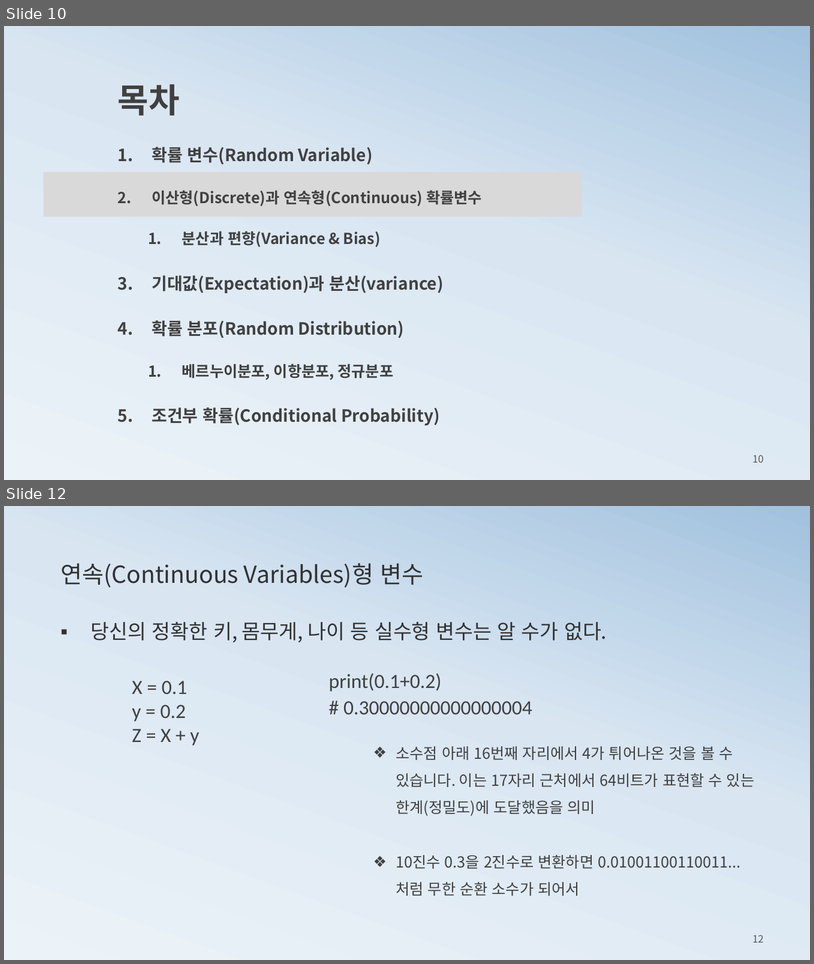
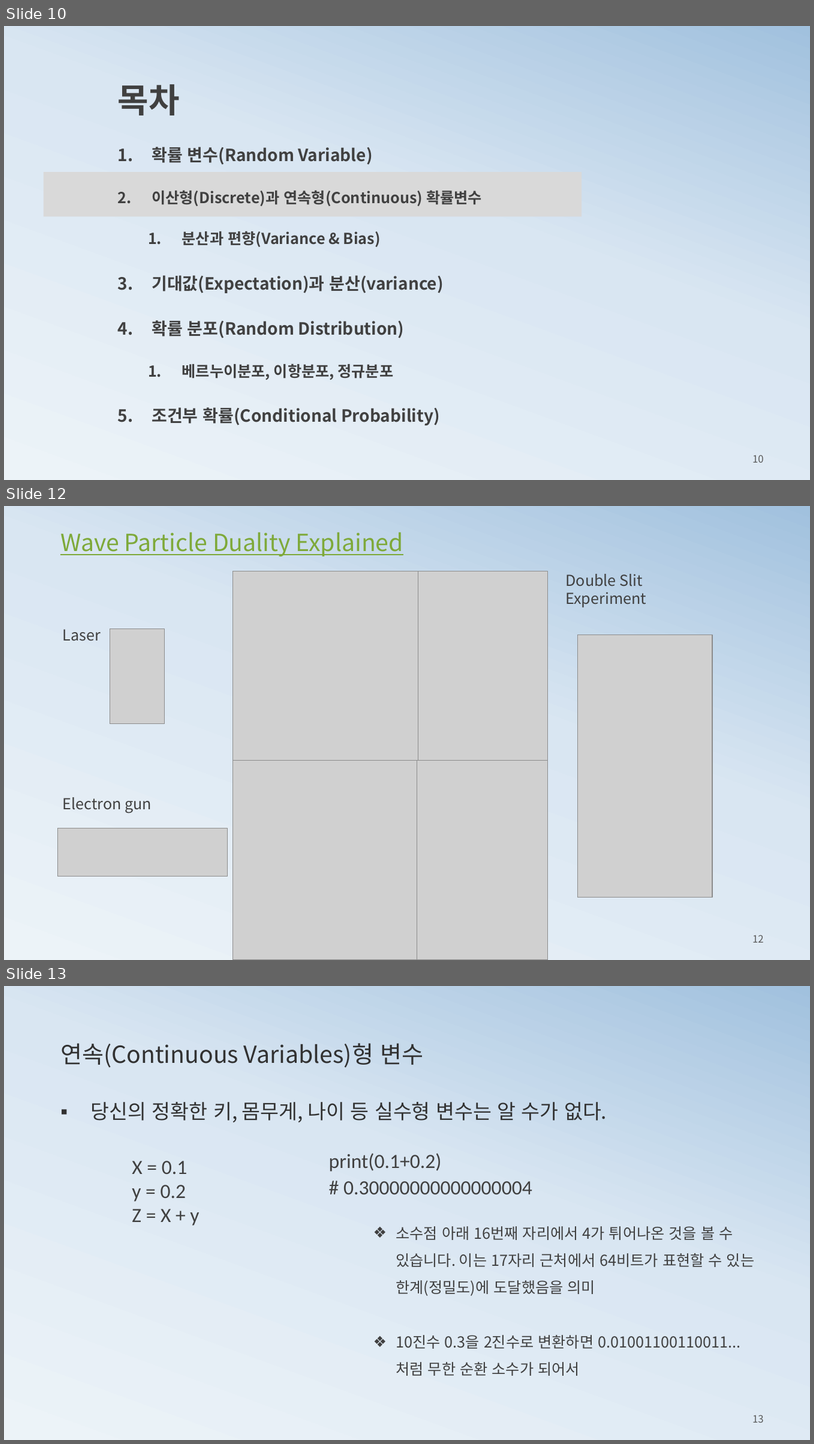
Before and after one commit to ancestor9/mathematics-for-machine-learning, a slide deck: 3_probability theory for machine learning.pptx. Shown one above the other, each under a label of ours: slides 10 and 12 before the commit, slides 10, 12 and 13 after it; the slides between them are not shown. The pictures are 814x964 and 814x1444 pixels, drawn with LibreOffice and Linux fonts; fonts in the diff are those of the drawing; grey boxes stand for pictures. Boxes give left, top, right and bottom in pixels: in the first picture for what was removed or moved away, otherwise in the second. Text is boxed around its words. In the diff, an @@ line names an element or a change of style, - is before the commit and + after.

```diff
--- a/3_probability theory for machine learning.pptx
+++ b/3_probability theory for machine learning.pptx
@@ slide 12 added at (x1=4, y1=506, x2=810, y2=960), background gradient #ECF3F8 to #D9E6F2 to #A1C1DE @@
@@ text added at (x1=60, y1=532, x2=404, y2=556), 28 pt, text #7EA939, underline @@
+Wave Particle Duality Explained
@@ picture added at (x1=233, y1=571, x2=419, y2=766) @@
@@ picture added at (x1=417, y1=571, x2=548, y2=766) @@
@@ text added at (x1=566, y1=574, x2=647, y2=607), 18 pt, text #404040 @@
+Double Slit Experiment
@@ text added at (x1=63, y1=629, x2=101, y2=641), 18 pt, text #404040 @@
+Laser
@@ picture added at (x1=110, y1=629, x2=164, y2=724) @@
@@ picture added at (x1=578, y1=634, x2=713, y2=897) @@
@@ picture added at (x1=233, y1=760, x2=421, y2=960) @@
@@ picture added at (x1=417, y1=760, x2=548, y2=960) @@
@@ text added at (x1=63, y1=797, x2=152, y2=813), 18 pt, text #404040 @@
+Electron gun
@@ picture added at (x1=58, y1=828, x2=228, y2=876) @@
@@ page number added at (x1=753, y1=934, x2=764, y2=942), 12 pt, text #595959 @@
+12
@@ what was slide 12 is now slide 13 @@
@@ page number at (x1=753, y1=1414, x2=764, y2=1422): text changed @@
-12
+13
```
Also in this commit, not shown: 5 slides changed, 1 other slide added, 1 slide removed.
